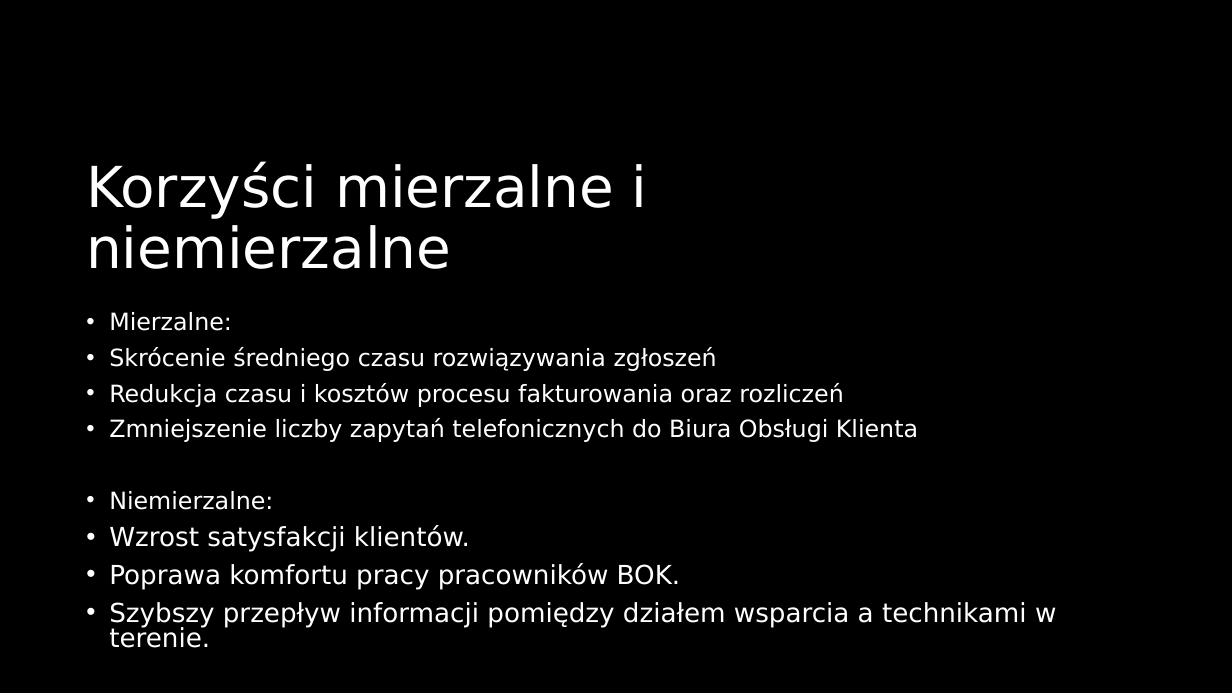
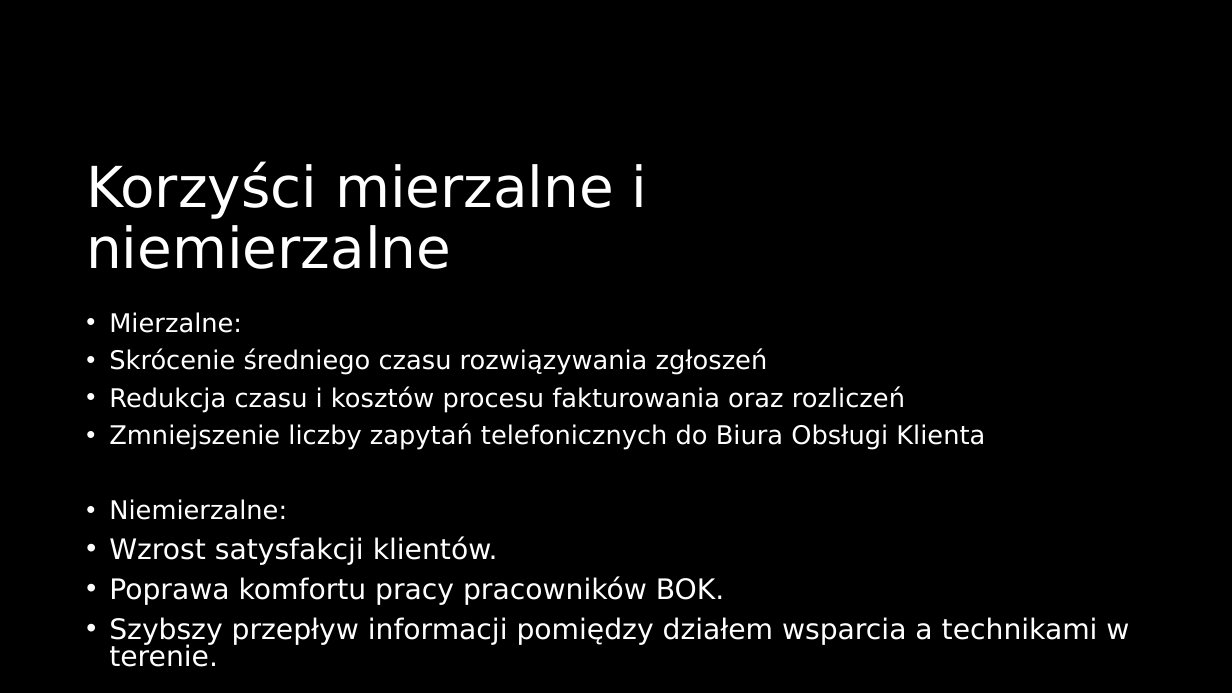
Before and after one commit to jonatanalimowski/io_projekt, a slide deck: slide 3 of IO-Projekt.pptx (slide 4 before the commit). Drawn at 1232x693 pixels with LibreOffice and Linux fonts; fonts in the diff are those of the drawing. Boxes give left, top, right and bottom in pixels: in the first picture for what was removed or moved away, otherwise in the second. Text is boxed around its words. In the diff, an @@ line names an element or a change of style, - is before the commit and + after.

```diff
--- a/IO-Projekt.pptx
+++ b/IO-Projekt.pptx
@@ text "Mierzalne:" at bbox=[109, 312, 1129, 667]: size 18.5 to 20 pt in "Mierzalne:", "Skrócenie średniego czasu rozwiązywania zgłoszeń", "Redukcja czasu i kosztów procesu fakturowania oraz ...", "Zmniejszenie liczby zapytań telefonicznych do Biura Obsługi ..." and 1 more places; size 20.4 to 22 pt in "Wzrost satysfakcji klientów.", "Poprawa komfortu pracy pracowników BOK.", "Szybszy przepływ informacji pomiędzy działem wsparcia a ..." @@
```
Also in this commit, not shown: 6 other slides changed, 3 slides added, 4 slides removed, 1 other file.
